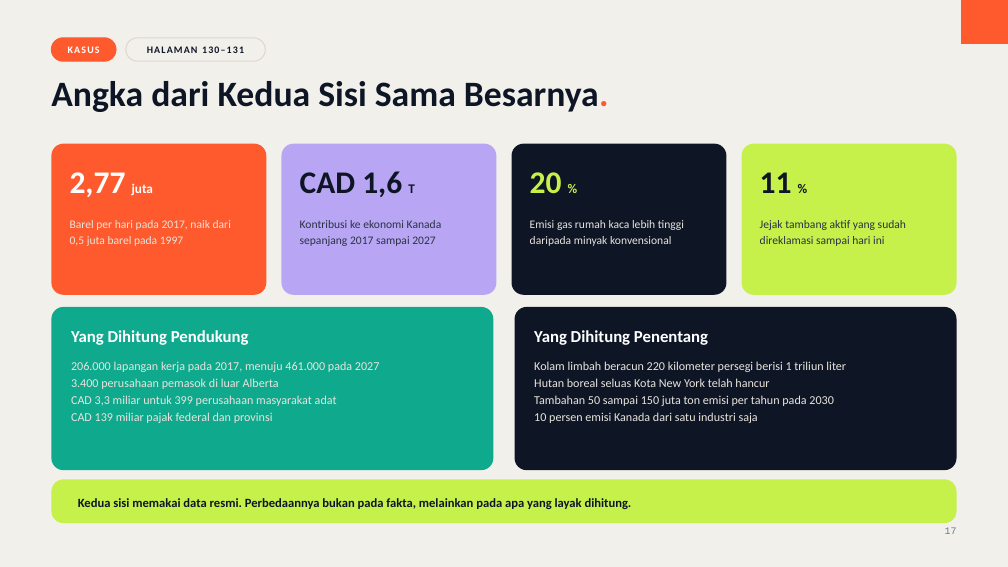
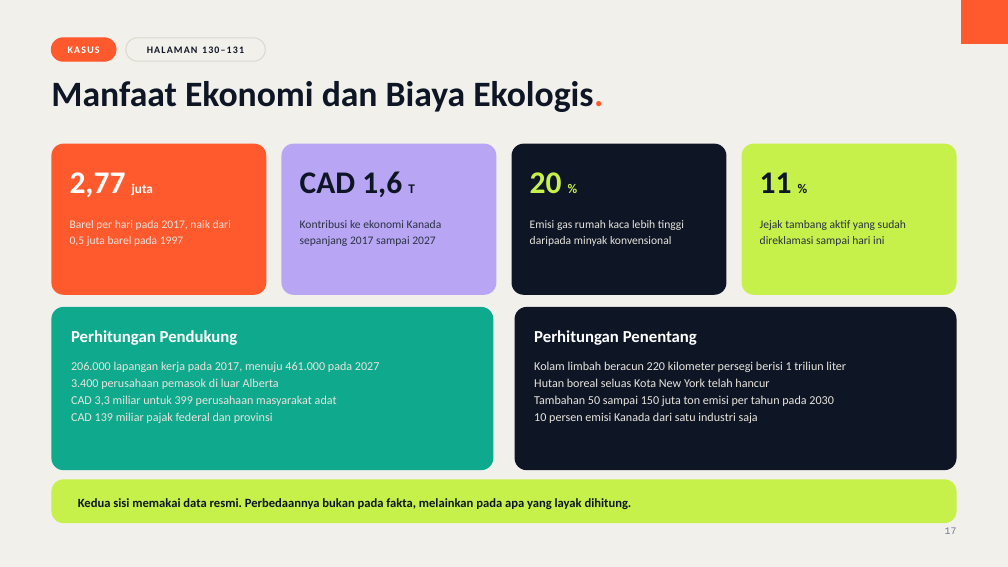
Before and after one commit to aslihabnuri/Dom-Manipulation, a slide deck: slide 17 of business-ethics/chapter-3/decks/Deck-1-Evaluating-Business-Ethics.pptx. Drawn at 1008x567 pixels with LibreOffice and Linux fonts; fonts in the diff are those of the drawing. Boxes give left, top, right and bottom in pixels: in the first picture for what was removed or moved away, otherwise in the second. Text is boxed around its words. In the diff, an @@ line names an element or a change of style, - is before the commit and + after.

```diff
--- a/business-ethics/chapter-3/decks/Deck-1-Evaluating-Business-Ethics.pptx
+++ b/business-ethics/chapter-3/decks/Deck-1-Evaluating-Business-Ethics.pptx
@@ text at (51,81,603,112): text changed @@
-Angka dari Kedua Sisi Sama Besarnya.
+Manfaat Ekonomi dan Biaya Ekologis.
@@ text at (71,330,238,345): text changed @@
-Yang Dihitung Pendukung
+Perhitungan Pendukung
@@ text at (534,330,697,345): text changed @@
-Yang Dihitung Penentang
+Perhitungan Penentang
```
Also in this commit, not shown: 15 other slides changed, 5 other files.
